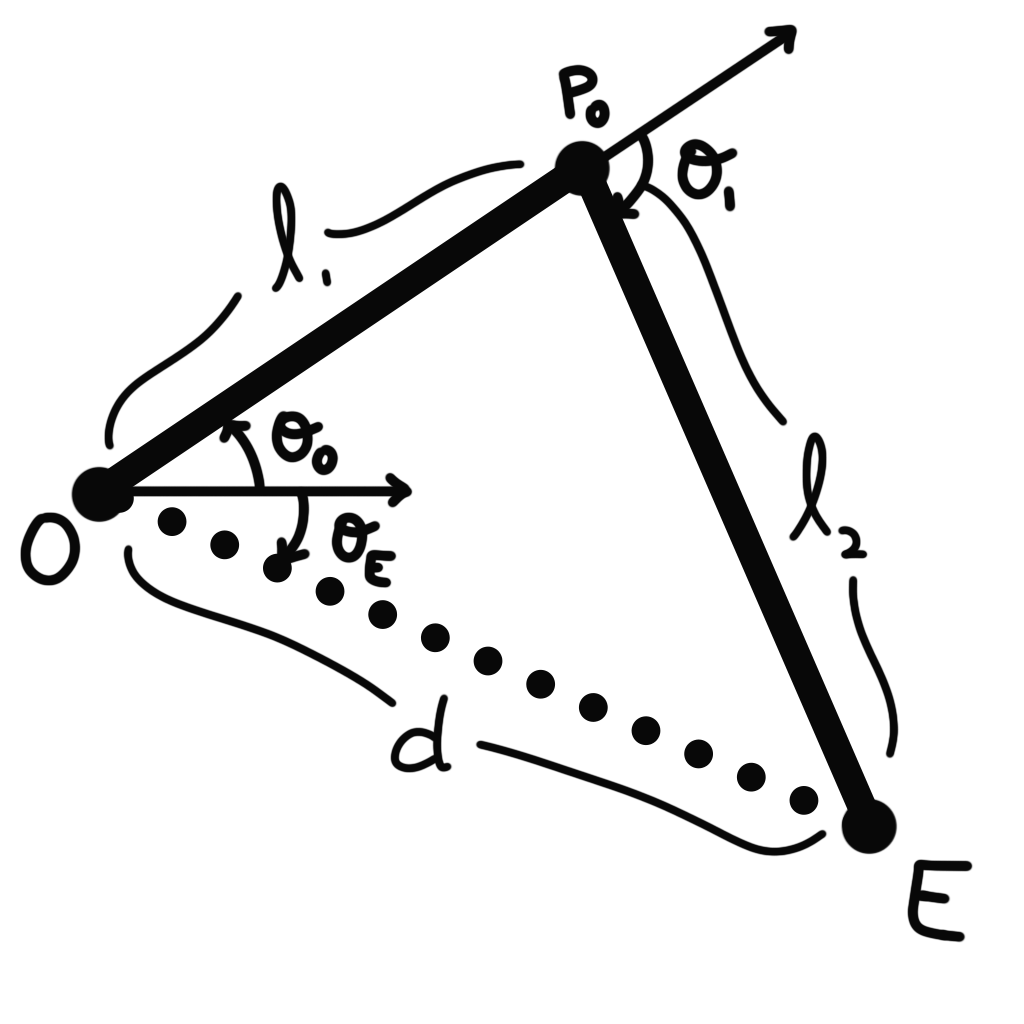
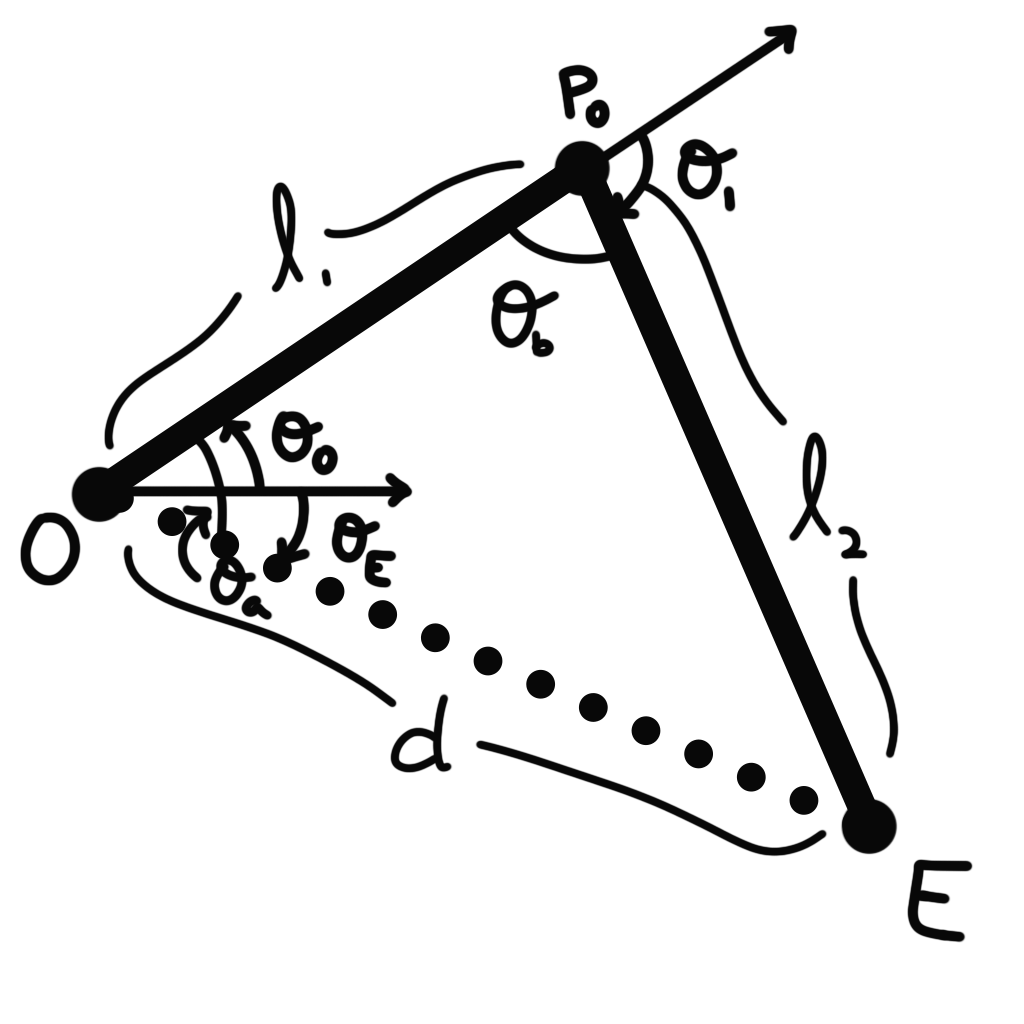
The second 1024px x 1024px image is a revision of the first. Changes to its layers:
painted on "Layer 1" over [177, 227, 610, 621]
